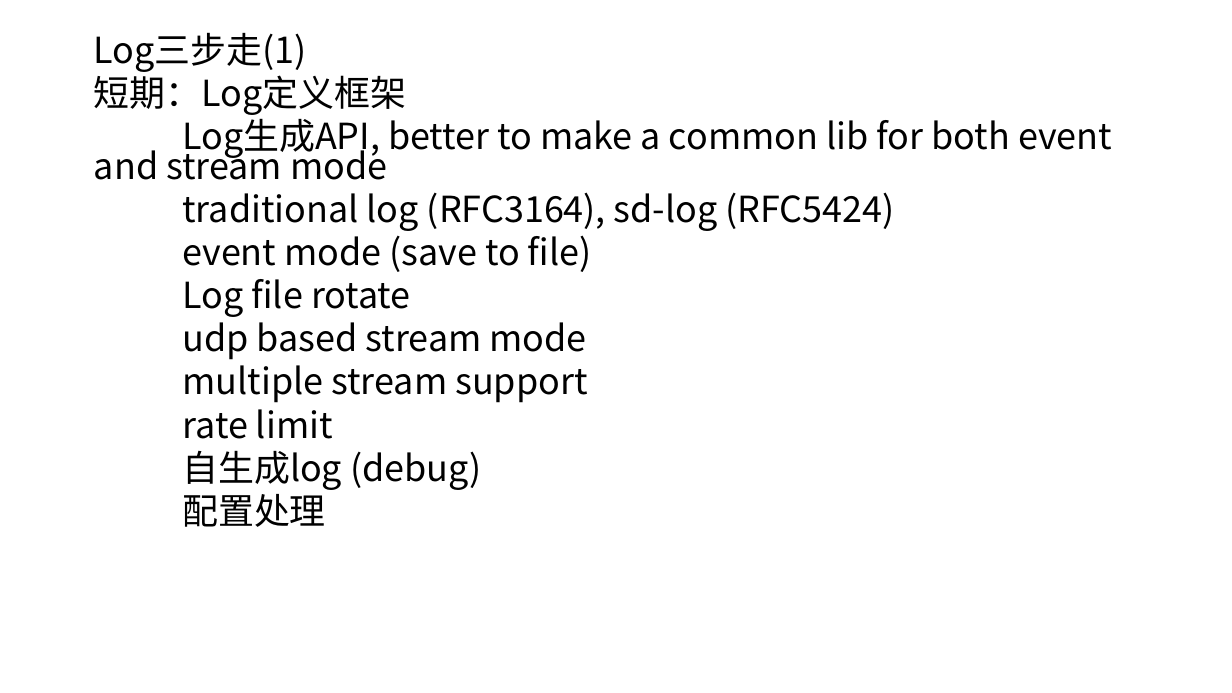
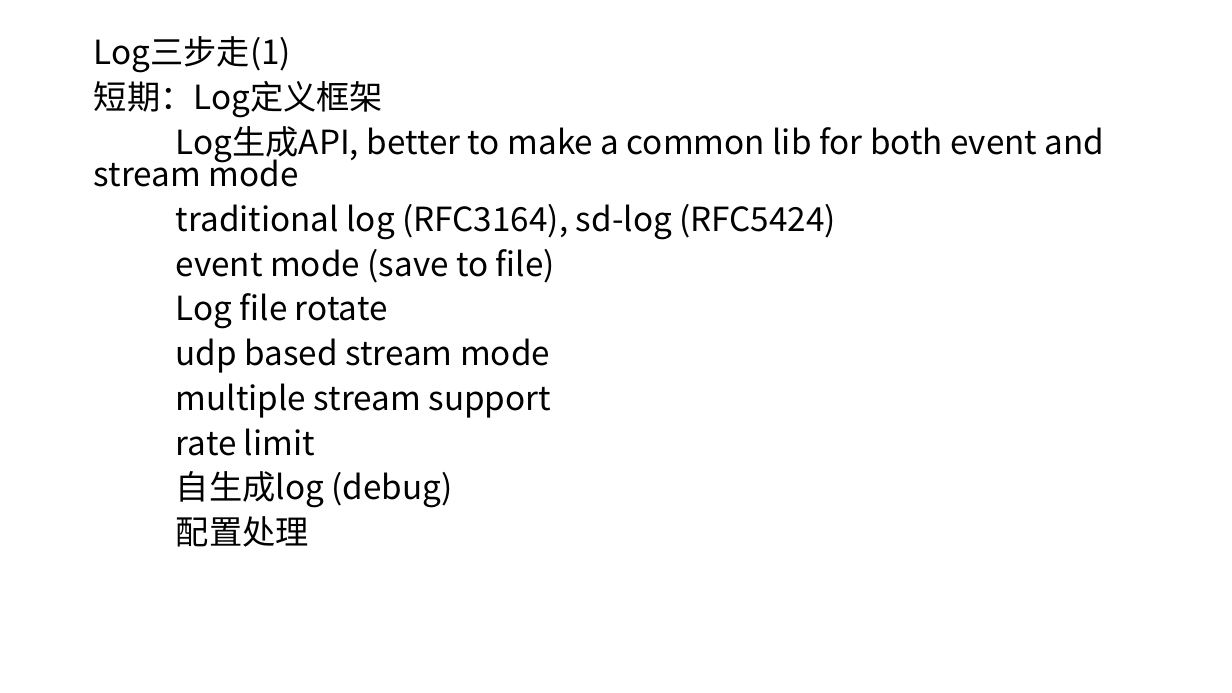
Before and after one commit to qicen/jw, a slide deck: slide 16 of log.pptx (slide 12 before the commit). Drawn at 1232x693 pixels with LibreOffice and Linux fonts; fonts in the diff are those of the drawing. Boxes give left, top, right and bottom in pixels: in the first picture for what was removed or moved away, otherwise in the second. Text is boxed around its words. In the diff, an @@ line names an element or a change of style, - is before the commit and + after.

```diff
--- a/log.pptx
+++ b/log.pptx
@@ text "Log三步走(1)" at [94,36,1105,547]: size 28 to 25.9 pt; line spacing 0.7 to 0.8 @@
```
Also in this commit, not shown: 8 other slides changed, 5 slides added, 1 slide removed.
